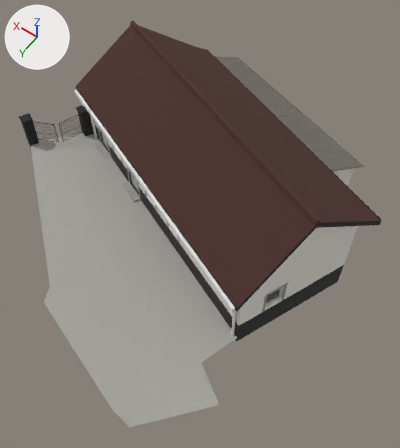
A saved change to the glTF model web/public/models/vh_farm.glb.
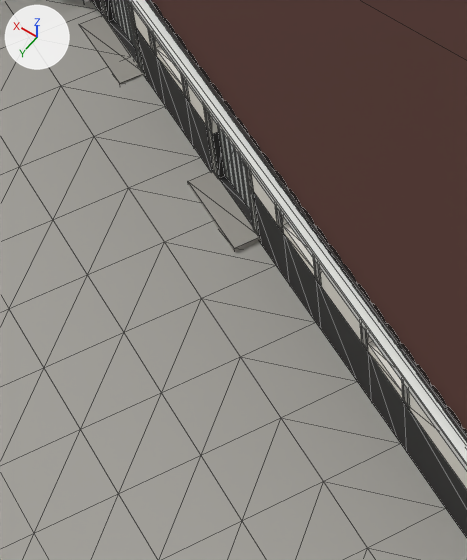
The first picture shows the older version from a 50 mm lens placed at (-10.71, 11.53, 19.72), pointed at (-2.35, -0.16, 1.34). The close-ups show the older and then the newer version on the part from 19% to 49% of the width and 31% to 63% of the height of that picture. Only the edits that show in the close-ups are written down. The axes (+X, +Y, +Z) are drawn at upper left. The lights are the same throughout. The close-ups show mesh edges as thin lines. Where no turn or scale is listed for an object, it has been applied to the vertices.

In view in the first close-up: 'vh_brick', 'vh_frames_small', 'vh_paving', 'vh_roof', 'vh_stone', 'vh_trim'.
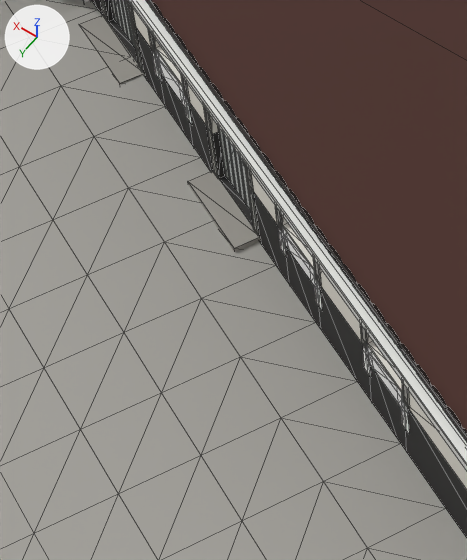
Pixel boxes (x1, y1, x2, y2) of what changed, in the close-ups (467 x 560 px):
'vh_streaks_small', added: after (152, 49, 409, 433)

What changed in the scene script:
```text
Add mat_vh_streaks_small:
    mat_vh_streaks_small = bpy.data.materials.new('vh_streaks_small')
    mat_vh_streaks_small.use_nodes = True; mat_vh_streaks_small.node_tree.nodes.clear()
    _N = mat_vh_streaks_small.node_tree.nodes; _L = mat_vh_streaks_small.node_tree.links
    n0 = _N.new('ShaderNodeBsdfPrincipled'); n0.name = 'Principled BSDF'
    n0.inputs[2].default_value = 0.88  # 'Roughness'
    n1 = _N.new('ShaderNodeOutputMaterial'); n1.name = 'Material Output'
    n2 = _N.new('ShaderNodeVertexColor'); n2.name = 'Color Attribute'
    _L.new(n0.outputs[0], n1.inputs[0])  # 'BSDF' to 'Surface'
    _L.new(n2.outputs[0], n0.inputs[0])  # 'Color' to 'Base Color'
Add me_vh_streaks_small:
    me_vh_streaks_small.from_pydata(...)  # 131 vertices, 112 faces; spans x -7.12..3.83, y -7.4..1.68, z 0.44..1.05
    me_vh_streaks_small.materials.append(mat_vh_streaks_small)
Add ob_vh_streaks_small:
    ob_vh_streaks_small = bpy.data.objects.new('vh_streaks_small', me_vh_streaks_small)
    ob_vh_streaks_small.location = (0.0, 0.0, 0.0)
```
